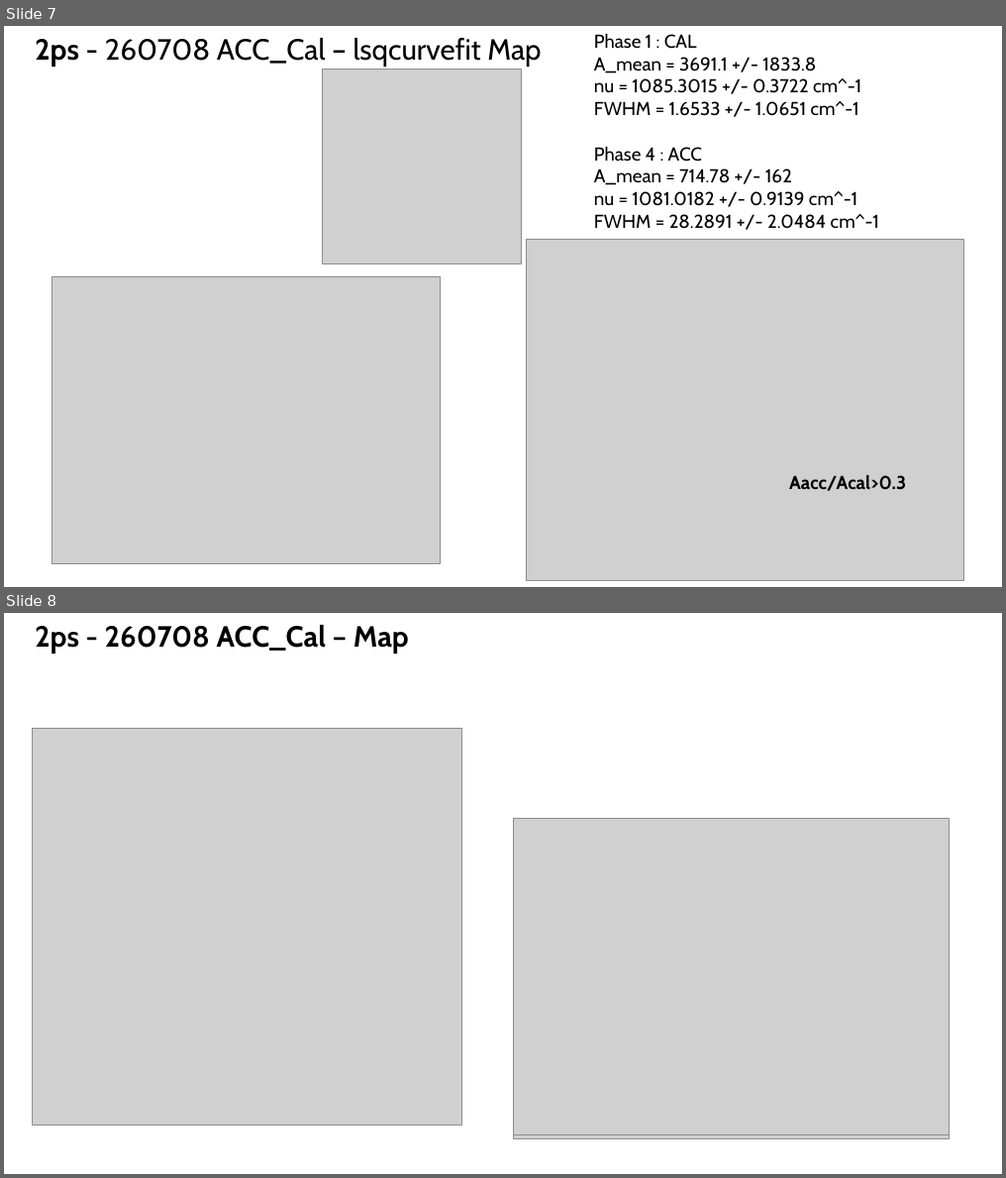
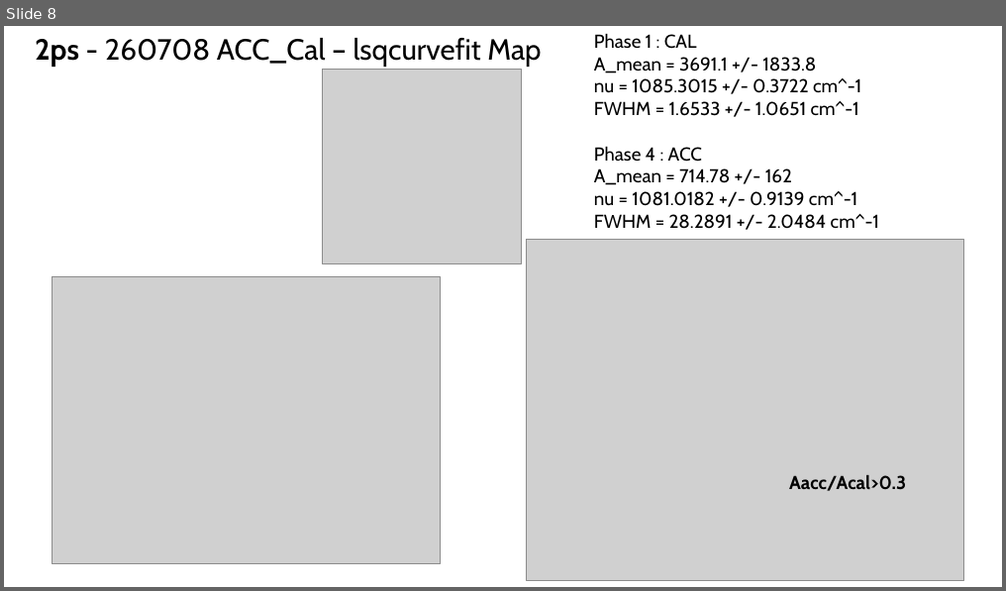
Before and after one commit to sachabuc/SRS_analysis, a slide deck: meetings/reu_151026_figures_papiers.pptx. Shown one above the other, each under a label of ours: slides 7 and 8 before the commit, slide 8 after it. The pictures are 1006x1178 and 1006x591 pixels, drawn with LibreOffice and Linux fonts; fonts in the diff are those of the drawing; grey boxes stand for pictures. Boxes give left, top, right and bottom in pixels: in the first picture for what was removed or moved away, otherwise in the second. Text is boxed around its words. In the diff, an @@ line names an element or a change of style, - is before the commit and + after.

```diff
--- a/meetings/reu_151026_figures_papiers.pptx
+++ b/meetings/reu_151026_figures_papiers.pptx
@@ slide 8 removed at [4, 613, 1002, 1174], background #FFFFFF @@
@@ text removed at [35, 625, 409, 654] @@
-2ps - 260708 ACC_Cal – Map
@@ picture removed at [33, 729, 462, 1121] @@
@@ picture removed at [33, 729, 462, 1126] @@
@@ picture removed at [513, 818, 948, 1135] @@
@@ picture removed at [522, 818, 938, 1121] @@
@@ picture removed at [513, 823, 948, 1140] @@
@@ what was slide 7 is now slide 8 @@
```
Also in this commit, not shown: 1 slide changed, 2 slides added, 9 other files.
